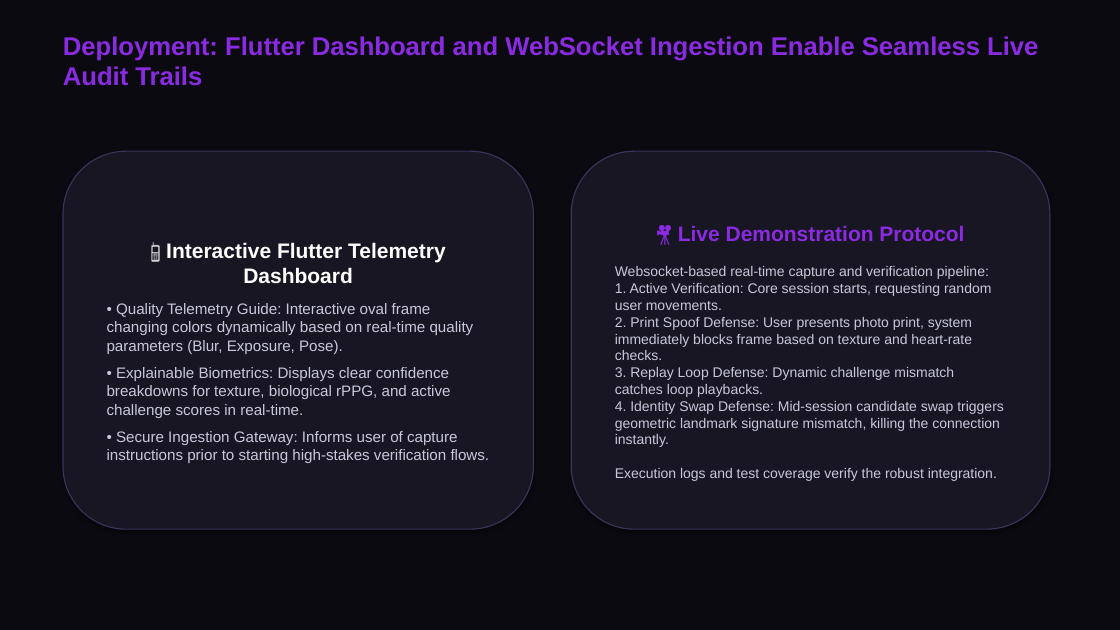
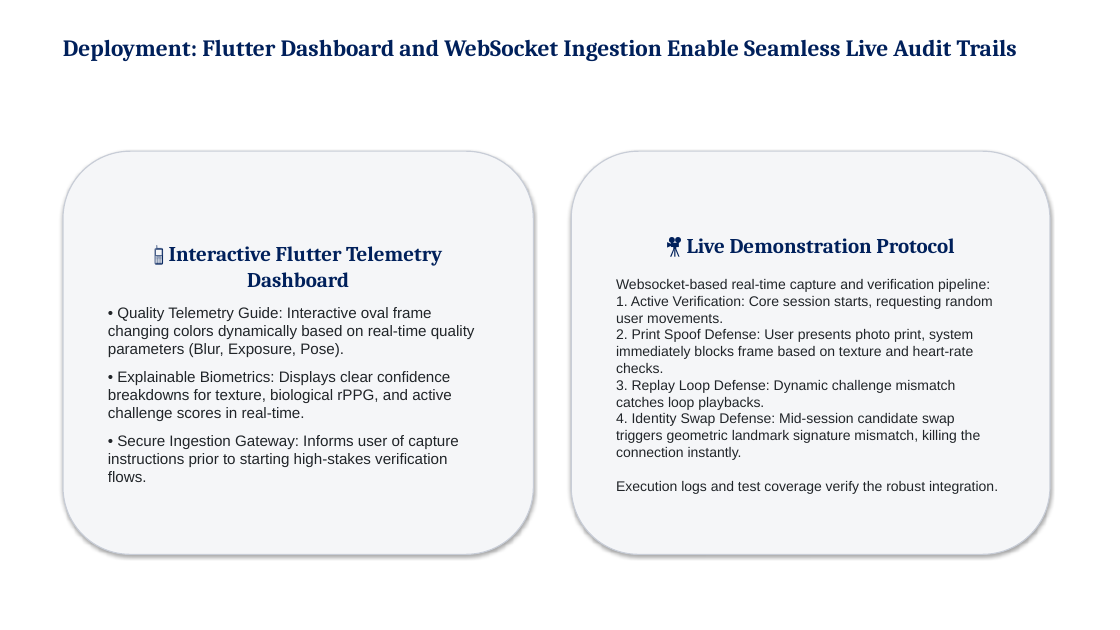
Before and after one commit to sthavirpunwatkar/SHIELD-Secure-Human-Identity-Liveness-Evaluation-Detection, a slide deck: slide 7 of reports/cdac_project_review.pptx. Drawn at 1120x630 pixels with LibreOffice and Linux fonts; fonts in the diff are those of the drawing. Boxes give left, top, right and bottom in pixels: in the first picture for what was removed or moved away, otherwise in the second. Text is boxed around its words. In the diff, an @@ line names an element or a change of style, - is before the commit and + after.

Commit message:
docs: Completely build McKinsey consulting style slides from scratch with pure typography layout

```diff
--- a/reports/cdac_project_review.pptx
+++ b/reports/cdac_project_review.pptx
@@ background #0A0A10 to #FFFFFF @@
@@ text "Deployment: Flutter Dashboard and WebSocket ..." at (x1=63, y1=39, x2=1017, y2=61): size 22 to 20 pt, font Arial to Cambria, text colour #8A2BE2 to #00205B @@
@@ rounded rectangle "📱 Interactive Flutter Telemetry Dashboard" resized from (x1=63, y1=151, x2=534, y2=529) to (x1=63, y1=151, x2=534, y2=555) @@
@@ rounded rectangle "📱 Interactive Flutter Telemetry Dashboard" at (x1=63, y1=151, x2=534, y2=555): font Arial to Cambria, text colour #FFFFFF to #00205B in "📱 Interactive Flutter Telemetry Dashboard"; text colour #C8C8DC to #212529; fill #181622 to #F5F6F8; outline #3C325A 1 pt to #C8CDD7 1 pt @@
@@ rounded rectangle "🎥 Live Demonstration Protocol" resized from (x1=571, y1=151, x2=1050, y2=529) to (x1=571, y1=151, x2=1050, y2=555) @@
@@ rounded rectangle "🎥 Live Demonstration Protocol" at (x1=571, y1=151, x2=1050, y2=555): font Arial to Cambria, text colour #8A2BE2 to #00205B in "🎥 Live Demonstration Protocol"; text colour #C8C8DC to #212529; fill #181622 to #F5F6F8; outline #3C325A 1 pt to #C8CDD7 1 pt @@
```
Also in this commit, not shown: 6 other slides changed, 1 other file.
